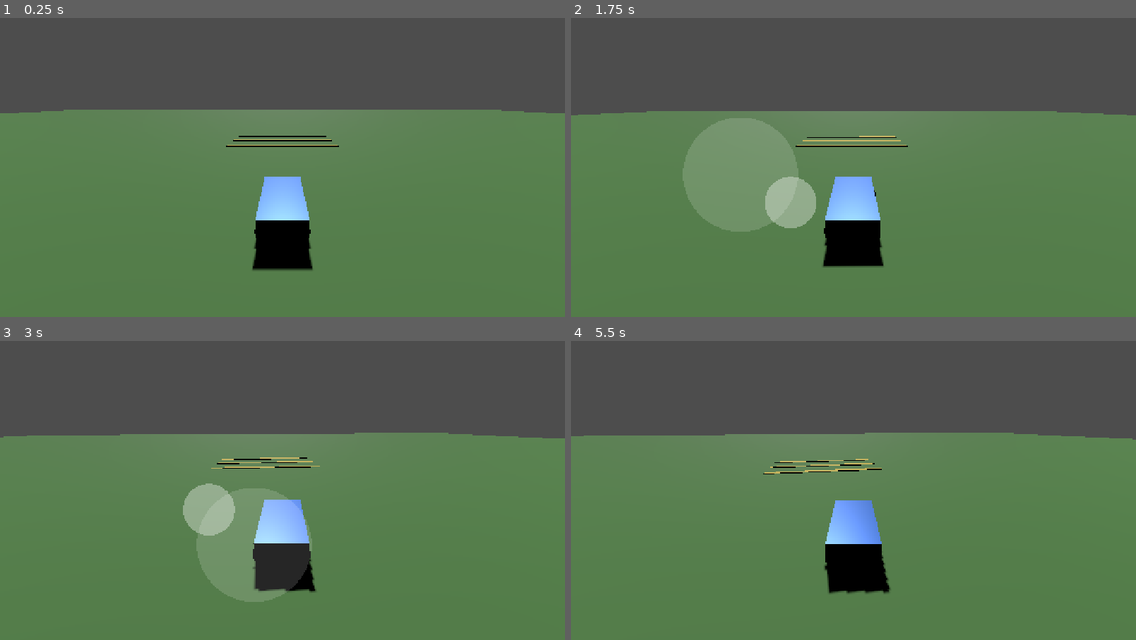
Above: before the commit, frames 1-4 (two rows, left to right).
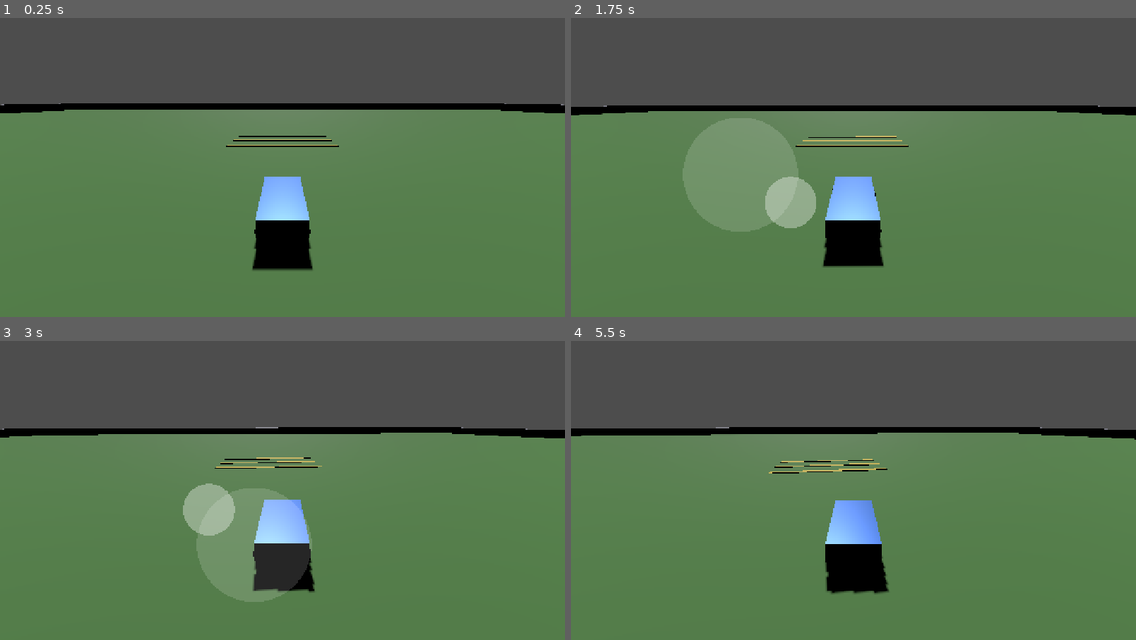
Above: after the commit, the same moments.

Repository: mihaelaradu1005-source/RacerMobile
Game: Godot game, scene res://scenes/world.tscn
Same seed, same stepped clock (60 frames per second), same inputs: the game is played once before the commit and once after it.
Inputs (mouse positions are in pixels of both pictures, inside the frame that each line leads up to):
- Up to frame 1 (0.25 s): no input
- Up to frame 2 (1.75 s): move the mouse to (977, 143) at 0.52 s; hold D (move_right) 0.53-1.25 s; click (977, 143) at 0.67 s; tap Enter at 1.25 s; drag from (740, 173) to (825, 221) at 1.27 s
- Up to frame 3 (3 s): move the mouse to (339, 412) at 2.02 s; hold D (move_right) 2.03-2.75 s; drag from (254, 544) to (113, 433) at 2.77 s
- Up to frame 4 (5.5 s): move the mouse to (1023, 529) at 3.52 s; hold A (move_left) 3.53-4.25 s; drag from (684, 433) to (768, 400) at 4.27 s; move the mouse to (881, 481) at 5.02 s; hold S (move_back) from 5.03 s (still down); click (881, 481) at 5.17 s

The runs differ from the first frame. In frame 1, 2.3% of the frame differs, in the area x 0-100%, y 28-32%; in frame 2, 2.1%; in frame 3, 2.4%; in frame 4, 2.6%, in the area x 0-100%, y 28-85%.

Commit message:
feat: perimeter walls + gentler steering + fall-safety respawn
On-device feedback: drove off the ground into empty "gray" and got stuck;
steering still circled too eagerly.

- Add walls around the 200x200 ground so the car can't leave the play area
- Respawn to start if the car ever falls below the world (safety net)
- max_steer_angle 0.4 -> 0.33 and a steering deadzone so near-straight stick
  input tracks straight instead of drifting into a circle
- Verified headless: straight input keeps yaw=0, turns are gentler, stays
  upright through a full-speed turn, world.tscn loads clean

Co-Authored-By: Claude Opus 4.8 <noreply@anthropic.com>

Diff:
--- a/scenes/world.tscn
+++ b/scenes/world.tscn
@@ -25,6 +25,24 @@
 
 [sub_resource type="BoxShape3D" id="BumpShape"]
 size = Vector3(12, 0.18, 0.6)
+
+[sub_resource type="StandardMaterial3D" id="WallMat"]
+albedo_color = Color(0.5, 0.5, 0.55, 1)
+roughness = 0.85
+
+[sub_resource type="BoxMesh" id="WallMeshX"]
+material = SubResource("WallMat")
+size = Vector3(202, 3, 1)
+
+[sub_resource type="BoxShape3D" id="WallShapeX"]
+size = Vector3(202, 3, 1)
+
+[sub_resource type="BoxMesh" id="WallMeshZ"]
+material = SubResource("WallMat")
+size = Vector3(1, 3, 202)
+
+[sub_resource type="BoxShape3D" id="WallShapeZ"]
+size = Vector3(1, 3, 202)
 
 [node name="World" type="Node3D"]
 
@@ -67,6 +85,40 @@
 transform = Transform3D(1, 0, 0, 0, 1, 0, 0, 0, 1, 0, 0, 20)
 shape = SubResource("BumpShape")
 
+[node name="Walls" type="StaticBody3D" parent="."]
+
+[node name="WallNorthMesh" type="MeshInstance3D" parent="Walls"]
+transform = Transform3D(1, 0, 0, 0, 1, 0, 0, 0, 1, 0, 1.5, 100)
+mesh = SubResource("WallMeshX")
+
+[node name="WallNorthCol" type="CollisionShape3D" parent="Walls"]
+transform = Transform3D(1, 0, 0, 0, 1, 0, 0, 0, 1, 0, 1.5, 100)
+shape = SubResource("WallShapeX")
+
+[node name="WallSouthMesh" type="MeshInstance3D" parent="Walls"]
+transform = Transform3D(1, 0, 0, 0, 1, 0, 0, 0, 1, 0, 1.5, -100)
+mesh = SubResource("WallMeshX")
+
+[node name="WallSouthCol" type="CollisionShape3D" parent="Walls"]
+transform = Transform3D(1, 0, 0, 0, 1, 0, 0, 0, 1, 0, 1.5, -100)
+shape = SubResource("WallShapeX")
+
+[node name="WallEastMesh" type="MeshInstance3D" parent="Walls"]
+transform = Transform3D(1, 0, 0, 0, 1, 0, 0, 0, 1, 100, 1.5, 0)
+mesh = SubResource("WallMeshZ")
+
+[node name="WallEastCol" type="CollisionShape3D" parent="Walls"]
+transform = Transform3D(1, 0, 0, 0, 1, 0, 0, 0, 1, 100, 1.5, 0)
+shape = SubResource("WallShapeZ")
+
+[node name="WallWestMesh" type="MeshInstance3D" parent="Walls"]
+transform = Transform3D(1, 0, 0, 0, 1, 0, 0, 0, 1, -100, 1.5, 0)
+mesh = SubResource("WallMeshZ")
+
+[node name="WallWestCol" type="CollisionShape3D" parent="Walls"]
+transform = Transform3D(1, 0, 0, 0, 1, 0, 0, 0, 1, -100, 1.5, 0)
+shape = SubResource("WallShapeZ")
+
 [node name="Car" parent="." instance=ExtResource("3_car")]
 transform = Transform3D(1, 0, 0, 0, 1, 0, 0, 0, 1, 0, 1, 0)
 
--- a/scripts/car.gd
+++ b/scripts/car.gd
@@ -19,8 +19,11 @@
 ## Brake force applied when reversing against forward motion.
 @export var max_brake_force: float = 60.0
 
-## Maximum steering angle in radians (~0.4 rad ≈ 23°).
-@export var max_steer_angle: float = 0.4
+## Maximum steering angle in radians (~0.33 rad ≈ 19°).
+@export var max_steer_angle: float = 0.33
+
+## Stick sideways movement below this is treated as "straight" (go-straight aid).
+@export var steer_deadzone: float = 0.15
 
 ## How fast the wheels turn toward the target steering angle (rad/s of input).
 @export var steer_speed: float = 3.0
@@ -33,6 +36,13 @@
 
 # How long we've been flipped over (for auto-recovery).
 var _upside_time: float = 0.0
+
+# Where the car started, so we can respawn it if it ever falls off the world.
+var _spawn_position: Vector3 = Vector3.ZERO
+
+
+func _ready() -> void:
+	_spawn_position = global_position
 
 
 func _get_input() -> Vector2:
@@ -79,14 +89,25 @@
 	var speed := linear_velocity.length()
 	var speed_factor := clampf(1.0 - speed / 35.0, 0.35, 1.0)
 
+	# Small sideways stick offsets read as "straight" so the car tracks straight
+	# instead of drifting into a slow circle when the driver mostly wants forward.
+	var steer_input := input.x
+	if absf(steer_input) < steer_deadzone:
+		steer_input = 0.0
+
 	# Ease the steering toward the target angle so turns aren't instant.
 	# Positive steering turns the car toward +X (driver's right), so pushing the
 	# stick right (input.x > 0) maps straight through.
-	var target_steer := input.x * max_steer_angle * speed_factor
+	var target_steer := steer_input * max_steer_angle * speed_factor
 	steering = move_toward(steering, target_steer, steer_speed * delta)
 
 
 func _handle_flip_recovery(delta: float) -> void:
+	# Safety net: if the car somehow falls off the world, put it back at start.
+	if global_position.y < -5.0:
+		_respawn()
+		return
+
 	# The car's own "up" vector; if it points downward we're on our roof/side.
 	if global_transform.basis.y.y < 0.2:
 		_upside_time += delta
@@ -104,3 +125,10 @@
 	global_transform = Transform3D(Basis(Vector3.UP, yaw), global_position + Vector3.UP * 1.0)
 	linear_velocity = Vector3.ZERO
 	angular_velocity = Vector3.ZERO
+
+
+func _respawn() -> void:
+	# Return to the starting spot, upright and stationary.
+	global_transform = Transform3D(Basis(), _spawn_position + Vector3.UP * 1.0)
+	linear_velocity = Vector3.ZERO
+	angular_velocity = Vector3.ZERO
Not shown: 1 places in scenes/world.tscn that only renumber resources
